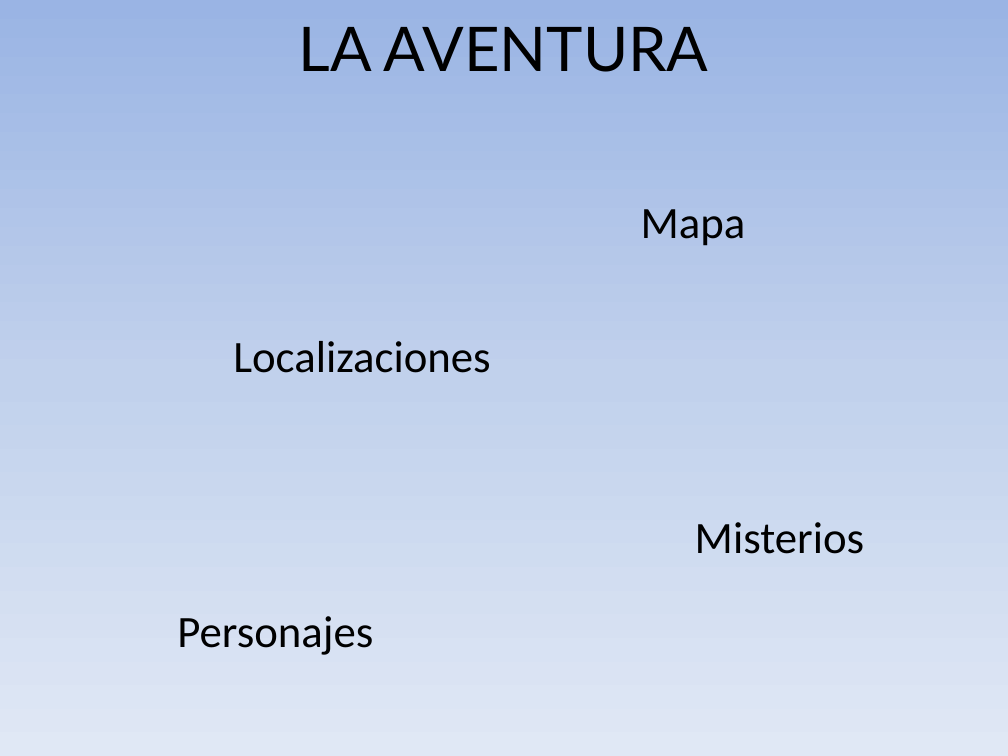
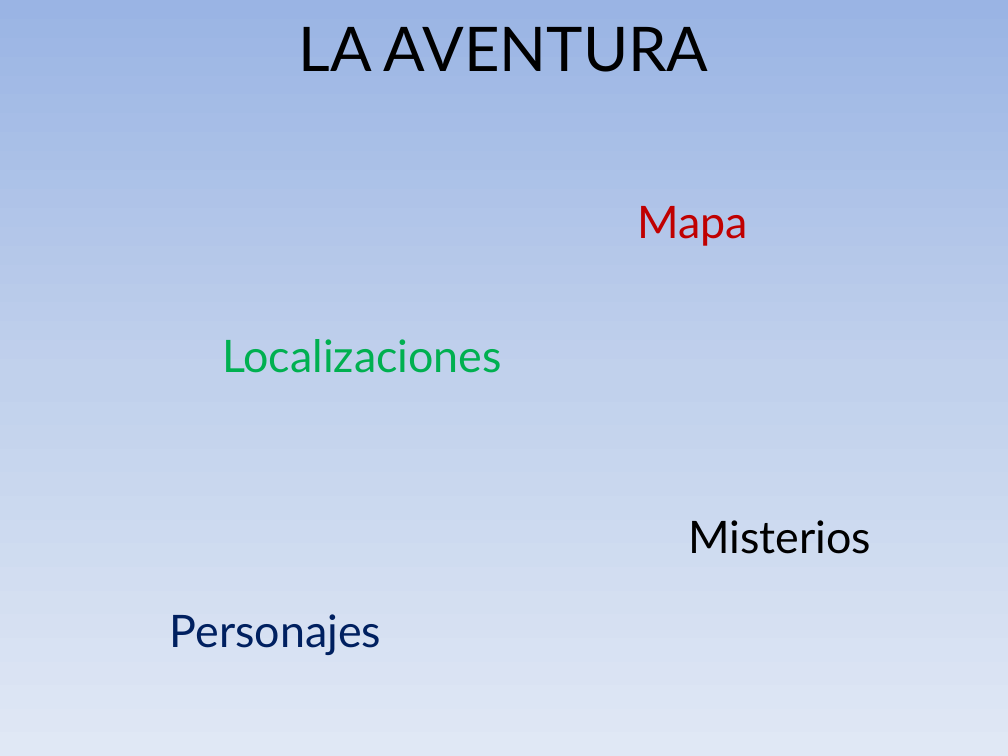
Before and after one commit to MiguelVis/BenitoGG, a slide deck: slide 8 of presentacion/presentacion_miguel_indalecio_garcia_lopez.pptx. Drawn at 1008x756 pixels with LibreOffice and Linux fonts; fonts in the diff are those of the drawing. Boxes give left, top, right and bottom in pixels: in the first picture for what was removed or moved away, otherwise in the second. Text is boxed around its words. In the diff, an @@ line names an element or a change of style, - is before the commit and + after.

```diff
--- a/presentacion/presentacion_miguel_indalecio_garcia_lopez.pptx
+++ b/presentacion/presentacion_miguel_indalecio_garcia_lopez.pptx
@@ text "Mapa" at [638,206,749,246]: font Calibri to Lato, text colour #000000 to #C00000 @@
@@ text "Localizaciones" at [222,339,502,373]: font Calibri to Lato, text colour #000000 to #00B050 @@
@@ text "Misterios" at [688,520,871,554]: font Calibri to Lato @@
@@ text "Personajes" at [170,614,381,655]: font Calibri to Lato, text colour #000000 to #002060 @@
```
Also in this commit, not shown: 4 other slides changed, 1 slide added, 5 other files.
